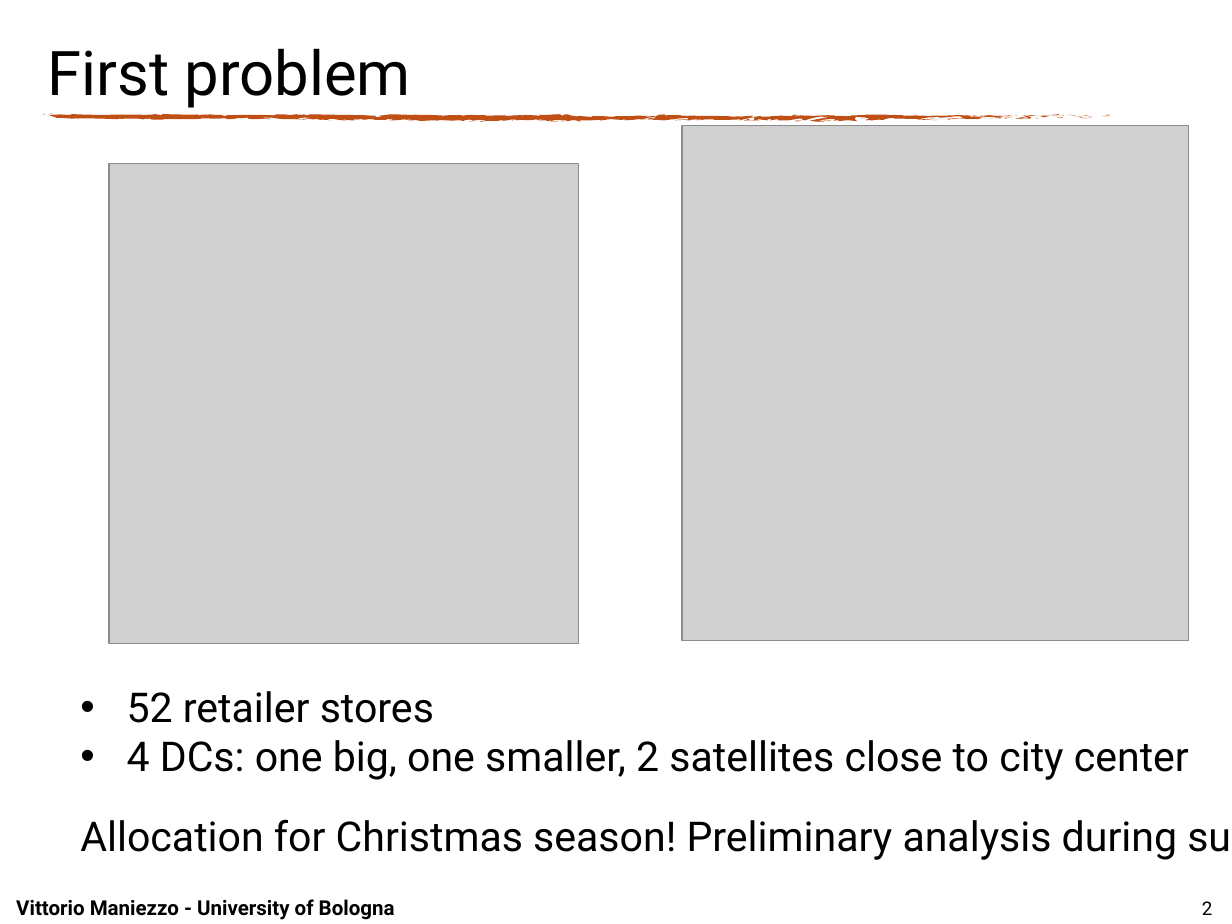
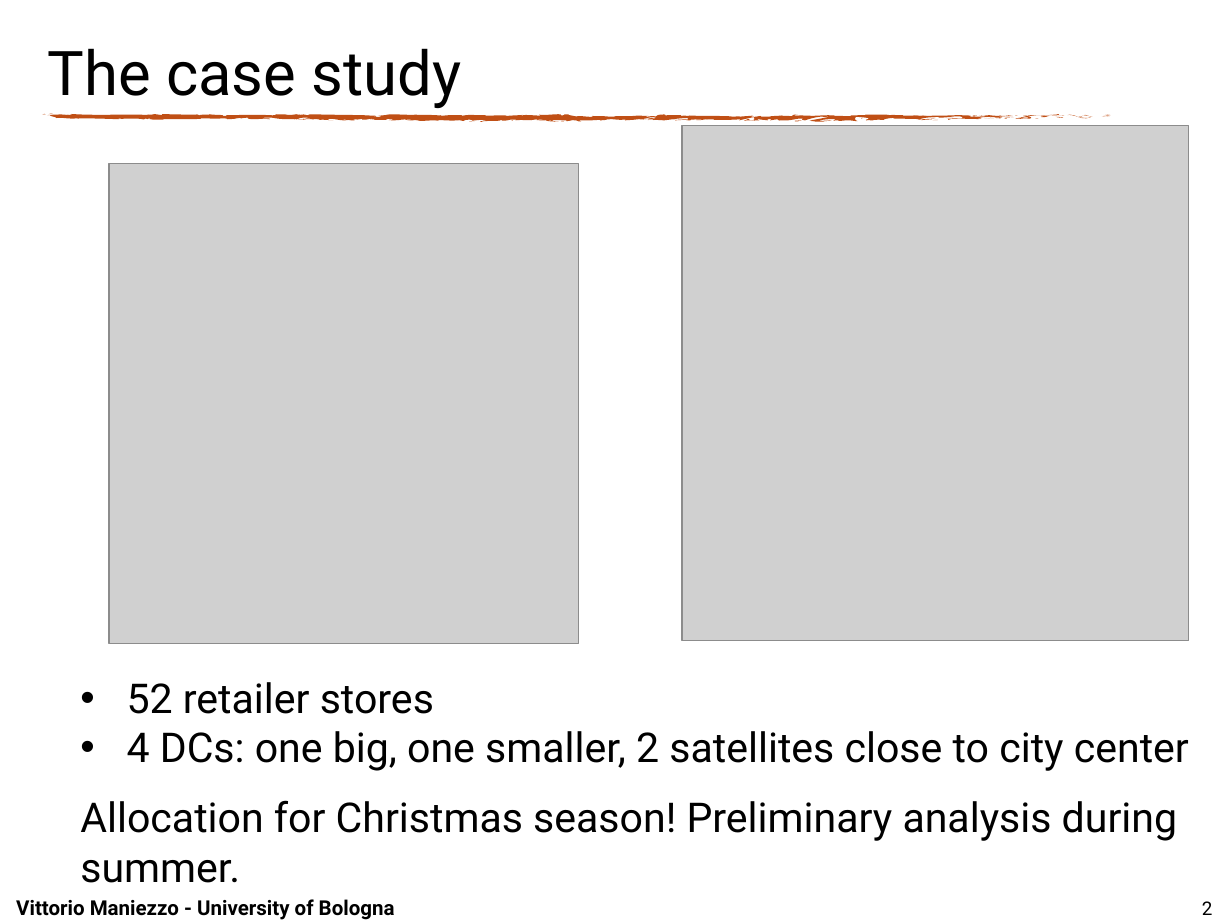
Before and after one commit to maniezzo/GDOforecast, a slide deck: slide 2 of doc/IFORS2026/Ifors_PPT_BESO.pptx. Drawn at 1232x924 pixels with LibreOffice and Linux fonts; fonts in the diff are those of the drawing; grey boxes stand for pictures; background and template pictures are left out. Boxes give left, top, right and bottom in pixels: in the first picture for what was removed or moved away, otherwise in the second. Text is boxed around its words. In the diff, an @@ line names an element or a change of style, - is before the commit and + after.

```diff
--- a/doc/IFORS2026/Ifors_PPT_BESO.pptx
+++ b/doc/IFORS2026/Ifors_PPT_BESO.pptx
@@ title at (x1=48, y1=48, x2=462, y2=108): text changed @@
-First problem
+The case study
@@ text "52 retailer stores" moved from (x1=80, y1=691, x2=1189, y2=860) to (x1=80, y1=682, x2=1189, y2=883) @@
@@ text at (x1=80, y1=800, x2=1177, y2=883): less space between paragraphs @@
```
Also in this commit, not shown: 9 other slides changed, 1 slide added, 4 slides removed, 1 other file.
